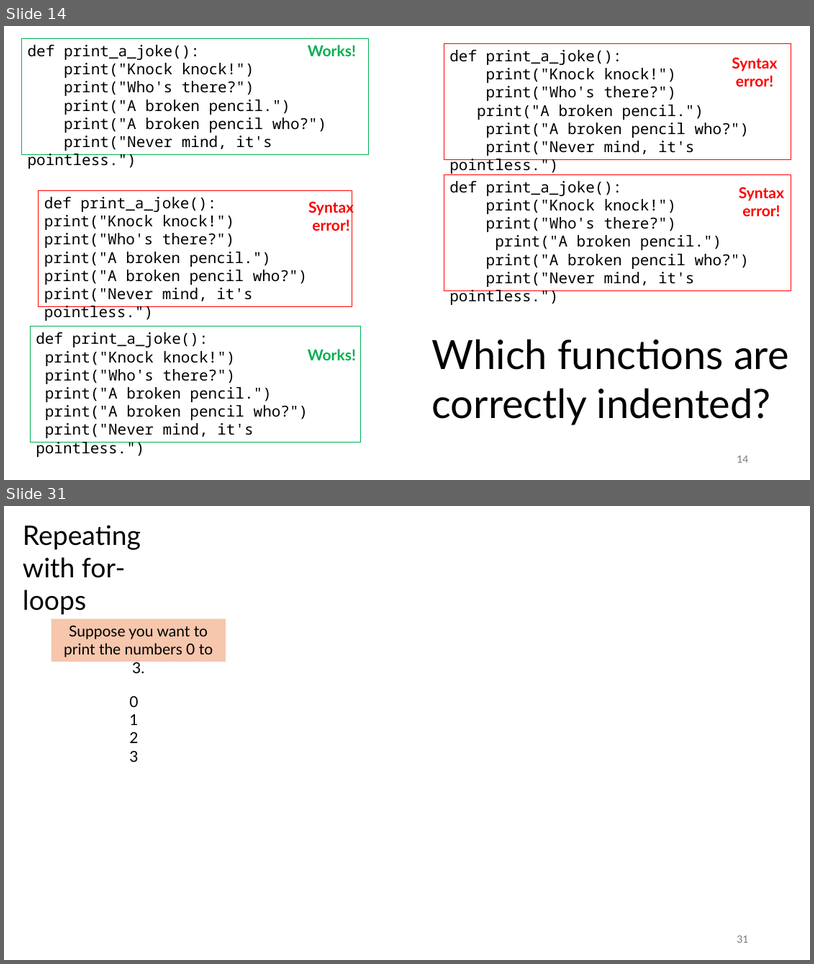
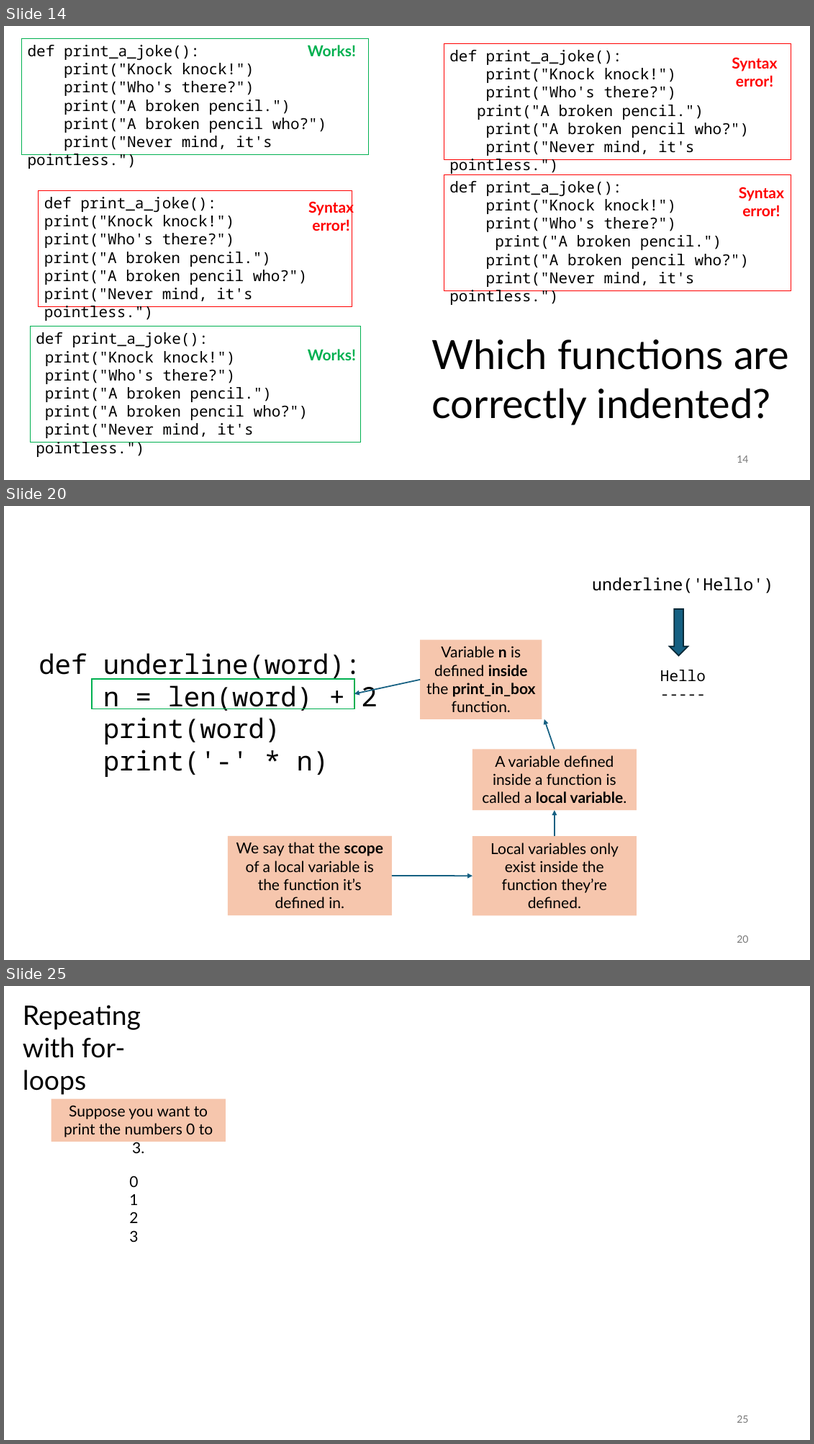
Before and after one commit to tjd1234/cmpt120spring2026, a slide deck: lecture_notes/chapter3/chapter3.pptx. Shown one above the other, each under a label of ours: slides 14 and 31 before the commit, slides 14, 20 and 25 after it; the slides between them are not shown. The pictures are 814x964 and 814x1444 pixels, drawn with LibreOffice and Linux fonts; fonts in the diff are those of the drawing. Boxes give left, top, right and bottom in pixels: in the first picture for what was removed or moved away, otherwise in the second. Text is boxed around its words. In the diff, an @@ line names an element or a change of style, - is before the commit and + after.

```diff
--- a/lecture_notes/chapter3/chapter3.pptx
+++ b/lecture_notes/chapter3/chapter3.pptx
@@ slide 20 added at box(4, 506, 810, 960), background #FFFFFF @@
@@ text added at box(592, 577, 774, 593), 20 pt, text #000000 @@
+underline('Hello')
@@ down arrow added at box(670, 609, 689, 656), fill #156082, outline #092A39 1.5 pt @@
@@ text added at box(39, 653, 377, 777), 32 pt, text #000000 @@
+def underline(word):
+n = len(word) + 2
+print(word)
+print('-' * n)
@@ rectangle added at box(420, 640, 542, 719), fill #F6C6AD, 18 pt, text #000000 @@
+Variable n is defined inside the print_in_box function.
@@ text added at box(661, 669, 706, 682), 18 pt, text #000000 @@
+Hello
+-----
@@ rectangle added at box(92, 679, 354, 709), outline #00B050 1.5 pt @@
@@ arrow added from (420, 680) to (355, 693), #156082 1.5 pt @@
@@ arrow added from (555, 749) to (545, 719), #156082 1.5 pt @@
@@ rectangle added at box(473, 749, 637, 811), fill #F6C6AD, 18 pt, text #000000 @@
+A variable defined inside a function is called a local variable.
@@ arrow added from (555, 836) to (555, 811), #156082 1.5 pt @@
@@ rectangle added at box(228, 836, 392, 915), fill #F6C6AD, 18 pt, text #000000 @@
+We say that the scope of a local variable is the function it’s defined in.
@@ rectangle added at box(473, 836, 637, 915), fill #F6C6AD, 18 pt, text #000000 @@
+Local variables only exist inside the function they’re defined.
@@ arrow added from (392, 875) to (473, 875), #156082 1.5 pt @@
@@ page number added at box(737, 935, 748, 942), 12 pt, text #797979 @@
+20
@@ what was slide 31 is now slide 25 @@
@@ page number at box(737, 1415, 748, 1422): text changed @@
-31
+25
```
Also in this commit, not shown: 5 slides changed, 4 other slides added, 11 slides removed, 1 other file.
